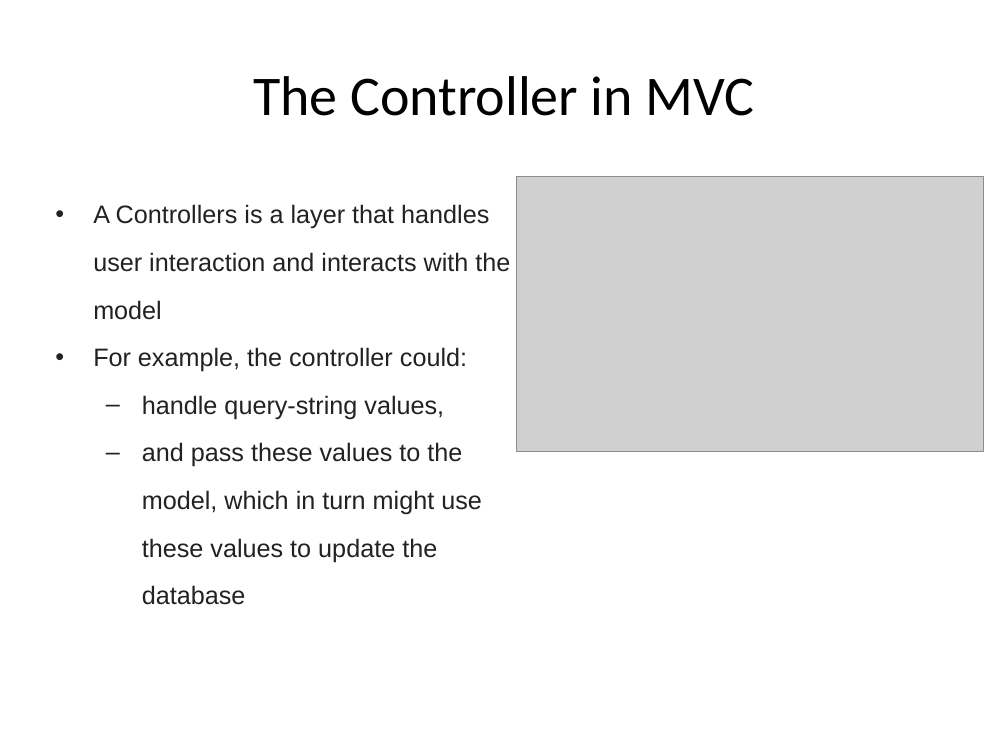
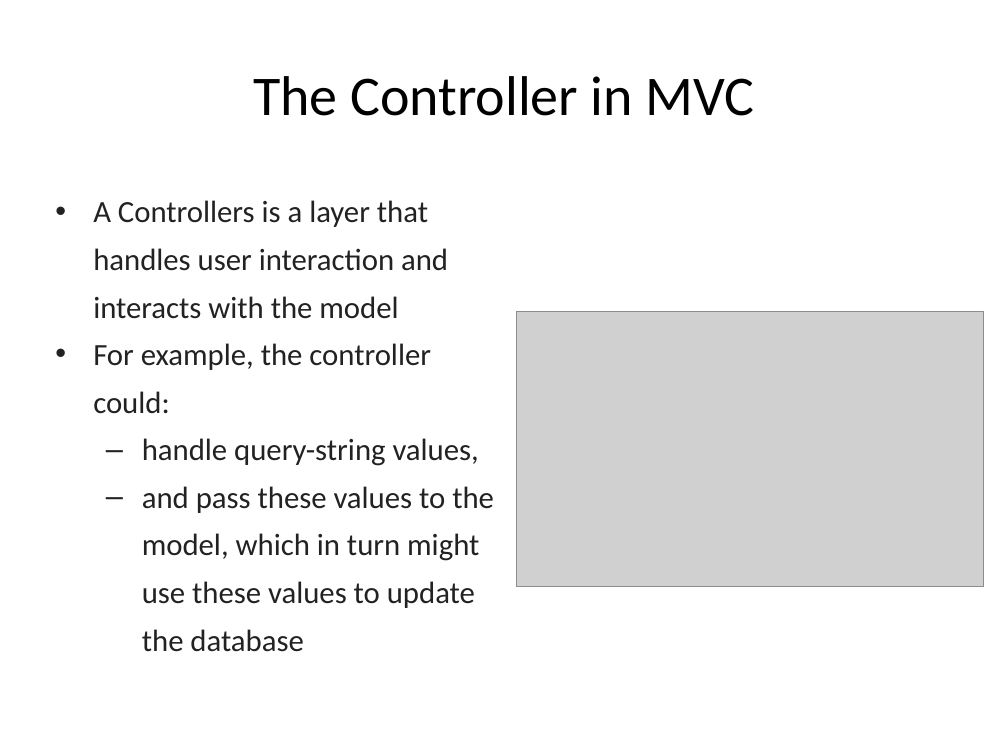
Before and after one commit to hogeschool/Development--Web, a slide deck: slide 6 of Lesson3/lesson3.pptx (slide 8 before the commit). Drawn at 1008x756 pixels with LibreOffice and Linux fonts; fonts in the diff are those of the drawing; grey boxes stand for pictures. Boxes give left, top, right and bottom in pixels: in the first picture for what was removed or moved away, otherwise in the second. Text is boxed around its words. In the diff, an @@ line names an element or a change of style, - is before the commit and + after.

```diff
--- a/Lesson3/lesson3.pptx
+++ b/Lesson3/lesson3.pptx
@@ text "A Controllers is a layer ..." at (93, 200, 494, 652): size 18 to 22 pt, font Arial to Calibri @@
@@ picture: place and size @@
-picture at (517, 176, 984, 452)
+picture at (517, 311, 984, 587)
```
Also in this commit, not shown: 16 other slides changed, 5 slides added, 5 slides removed.
